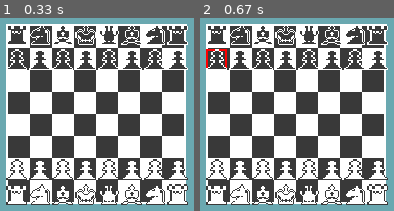
Above: before the commit, frames 1-2 (left to right).
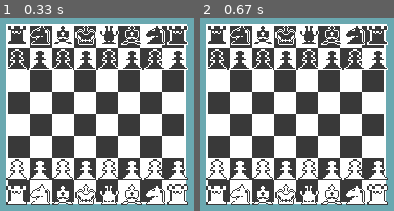
Above: after the commit, the same moments.

Repository: solisedwin/PygameChess
Game: pygame game, started from start_game.py
The game is run twice, just before and just after one commit, with the same random seed, the same clock (stepped at 60 frames per second) and the same inputs.
Inputs (mouse positions are in pixels of both pictures, inside the frame that each line leads up to):
- Up to frame 1 (0.33 s): no input
- Up to frame 2 (0.67 s): press the mouse at (368, 79) at 0.37 s; move the mouse to (289, 64) at 0.47 s; release the mouse at (211, 48) at 0.6 s

Frame 1 is identical in both runs. In frame 2, 0.3% of the frame differs, in the area x 3-14%, y 16-26%.

Commit message:
Got pawn piece to move without leaving behind old position. Making progress on finally being able to move chess pieces based on their valid moves. However each frame is very laggy as it visibly refreshes hard each time

Diff:
--- a/game_play/game.py
+++ b/game_play/game.py
@@ -1,12 +1,14 @@
 import sys
 import pygame
 import os
-sys.path.insert(0, "/home/edwin/Desktop/environment/Chess/src/gui_setup/piece.py")
+#sys.path.insert(0, "/home/edwin/Desktop/environment/Chess/src/gui_setup/piece.py")
 from gui_setup.piece import ChessPiece, EmptySpace
 
 class GamePlay(object):
-	def __init__(self, chess_board = None , player1 = None, player2 = None):
+	def __init__(self, chess_board = None , chess_sprites = None , player1 = None, player2 = None):
 		self.chess_board = chess_board
+		self.chess_sprites = chess_sprites
+
 		# Player Objects
 		self.player1 = player1
 		self.player2 = player2
@@ -43,21 +45,35 @@
 	def validate_piece_move(self, chess_destination_piece):
 
 		destination_xpos , destination_ypos = chess_destination_piece.board_position[0] , chess_destination_piece.board_position[1]
-
 		# Check if player wants to move to a spot where its either empty or another opposing piece is occupied
 
 		#Wants to move to an empty spot. Check moves of moveable piece
 		if chess_destination_piece.name == 'Empty':
-
 			is_valid_move = self.current_player.piece_clicked.valid_moves( chess_board = self.chess_board , destination_piece = chess_destination_piece	)
-
-			if is_valid_move:
-				print('Great . Is a valid move for ' + self.current_player.piece_clicked.name)
-				self.move_piece(chess_destination_piece)
-			else:
-				print('!! Not a valid move at all !')
-
+			return is_valid_move
 
 
 	def move_piece(self, destination_space):
-		pass
+		moveable_piece = self.current_player.piece_clicked
+
+		#Save information somewhere for our new empty space sprite
+		original_rect = moveable_piece.rect
+		original_board_position = moveable_piece.board_position
+		original_x , original_y = moveable_piece.board_position[0] , moveable_piece.board_position[1]
+
+		moveable_piece.rect = destination_space.rect
+		moveable_piece.board_position = destination_space.board_position
+
+		new_empty_space = self.deep_copy_space_sprite(destination_space, surface_pos = original_rect , board_position =  original_board_position )
+
+		#Add empty space from location where piece was moved. x,y corrdinate
+		self.chess_board[original_x][original_y] = new_empty_space
+		self.chess_board[destination_space.board_position[0]][destination_space.board_position[1]] = moveable_piece
+		return new_empty_space
+
+
+	def deep_copy_space_sprite(self, destination_space ,  surface_pos , board_position):
+		new_emptyspace = EmptySpace(destination_space.name , surface_pos = surface_pos , board_position = board_position)
+		self.chess_sprites.remove(destination_space)
+		self.chess_sprites.add(new_emptyspace)
+		return new_emptyspace
--- a/gui_setup/piece.py
+++ b/gui_setup/piece.py
@@ -84,7 +84,6 @@
 
 
 
-
 class Knight(ChessPiece):
 	"""docstring for Knight"""
 	def __init__(self , **kwargs):
@@ -144,11 +143,9 @@
 		elif ( piece_xpos + 1 == destination_xpos and piece_ypos + 1 == destination_ypos ):
 			print('Valid King move diagonally. Upper left')
 			return True
-
 		else:
 			print('~~ Not a valid move for the king !!')
 			return False
-
 
 
 
@@ -161,7 +158,7 @@
 
 class EmptySpace(pygame.sprite.Sprite):
 
-	def __init__ (self, name = 'Empty', surface_pos = None  , board_position = None):
+	def __init__ (self, name = 'Empty', surface_pos = None , board_position = None):
 
 		super().__init__()
 		self.image = pygame.Surface( (100 , 100) , pygame.SRCALPHA, 32).convert_alpha()
--- a/gui_setup/setup.py
+++ b/gui_setup/setup.py
@@ -66,7 +66,6 @@
 					#Move horizontal across board
 					empty_space_x += 21
 		return board
-
 
 
 	def setup_pieces(self):
@@ -186,11 +185,14 @@
 		window.fill((106, 168, 176))
 		pygame.display.set_caption("Online Chess")
 
+		#The topleft of the Surface will be placed at the position.
+		#window.blit(chess_board_image , (90,150) )
+		return window
+
+
+	def get_main_board_image(self):
+
 		board_image_path = os.path.join(os.path.dirname(__file__), '../images/board.png')
 		chess_board_image = pygame.image.load(board_image_path).convert_alpha()
 		chess_board_image = pygame.transform.scale(chess_board_image , (180,180))
-
-
-		#The topleft of the Surface will be placed at the position.
-		window.blit(chess_board_image , (90,150) )
-		return window
+		return chess_board_image
--- a/start_game.py
+++ b/start_game.py
@@ -19,7 +19,6 @@
 
 		for event in pygame.event.get():
 			if event.type == pygame.QUIT:
-				game_running = False
 				pygame.quit()
 				sys.exit(1)
 
@@ -36,11 +35,18 @@
 						if game_play.current_player.piece_clicked is None:
 							game_play.current_player.piece_clicked = chess_piece_sprite
 							break
+						#Second time player clicked to tell the piece where to move
+						elif game_play.validate_piece_move(chess_piece_sprite):
 
-						#Second time player clicked to tell the piece where to move
+							screen.fill( (106, 168, 176))
+
+							new_empty_space = game_play.move_piece(chess_piece_sprite)
+
+							#new_empty_space.draw_green_border(screen)
+							screen.blit(new_empty_space.image ,  new_empty_space.rect )
+
 						else:
-
-							game_play.validate_piece_move(chess_piece_sprite)
+							continue
 
 
 	def main(self):
@@ -62,19 +68,22 @@
 		white_player = Player('Edwin', 'White', True, None , [], False)
 		black_player = Player('Kayne', 'Black', False, None , [], False)
 
-		game_running = True
 		current_player = white_player
-
-		game_play_object = GamePlay(chess_board =  chess_board, player1 =  white_player , player2 = black_player)
+		game_play_obj = GamePlay(chess_board = chess_board, chess_sprites = all_sprites, player1 =  white_player , player2 = black_player)
 
 
-		while game_running:
+		chess_board_image = chess_settings.get_main_board_image()
+
+		while True:
+
+			screen.blit(chess_board_image , (90,150) )
 			clock.tick(30)
-			self.handle_events(all_sprites, screen, game_play_object)
-			chess_settings.all_sprites.draw(screen)
+			self.handle_events(game_play_obj.chess_sprites, screen, game_play_obj)
 
 			# *after* drawing everything
-			pygame.display.flip()
+			game_play_obj.chess_sprites.draw(screen)
+			pygame.display.update()
+
 
 		pygame.display.quit()
 
